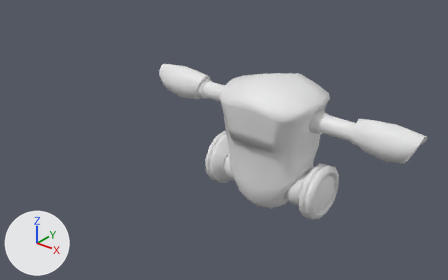
The Blender file Robo-Cartoon.blend as it was, and as the next commit left it.
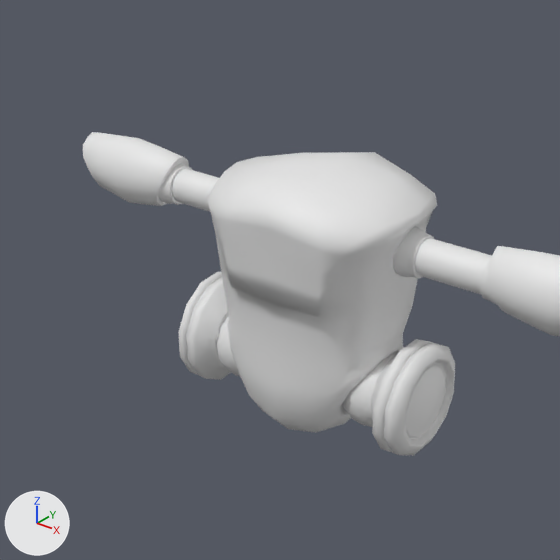
Each version is shown whole from a 50 mm lens placed at (3.31, -4.89, 3.89), pointed at (0.08, -0.86, 1.39), then close up on the part from 27% to 87% of the width and 0% to 96% of the height. Every picture has the same lights, and +X, +Y and +Z are marked at lower left.
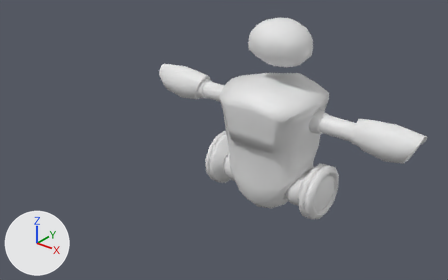
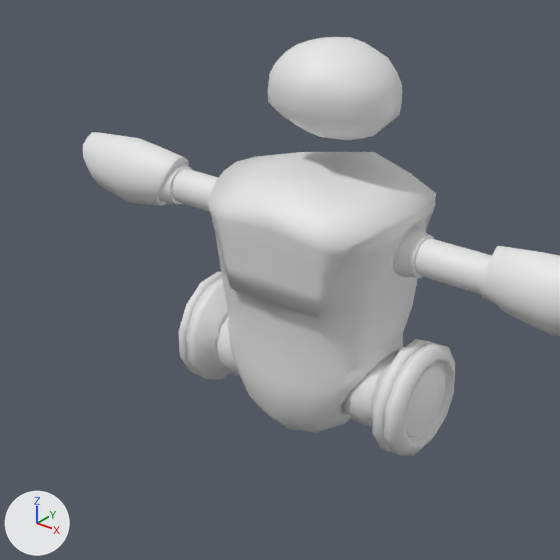
The change, as JSON lines over the scene's bpy script:
```json
{"block": "me_cube", "where": "# used by ob_cube; location = (0.0, 0.0, 0.0)"}
{"op": "remove", "block": "me_cube", "code": "me_cube.from_pydata(...)  # 1455 vertices, 1417 faces, 12 loose edges; spans x -1.6..0.0, y -2.59..0.6, z 0.27..1.7"}
{"op": "add", "block": "me_cube", "code": "me_cube.from_pydata(...)  # 1461 vertices, 1422 faces, 12 loose edges; spans x -1.6..0.0, y -2.59..0.61, z 0.27..1.71"}
{"block": "me_cube", "change": "me_cube part 1"}
{"block": "me_cube", "change": "7 faces are deleted"}
{"block": "me_cube", "change": "6 vertices in x -0.56..-0.47, y -0.24..0.38, z 1.5..1.54 move by (0.01, 0.0, 0.0)"}
{"block": "me_cube", "change": "3 vertices in x -0.29..0.0, y -0.38..0.54, z 1.36..1.51 move by (0.0, -0.01, 0.0)"}
{"block": "me_cube", "change": "14 vertices move from x -0.46..0.0, y -0.39..0.6, z 1.11..1.66 to x -0.46..0.0, y -0.38..0.61, z 1.1..1.67"}
{"block": "me_cube", "change": "6 vertices are added at (-0.51, 0.21, 1.56), (-0.45, 0.39, 1.53), (-0.44, -0.27, 1.51), (-0.53, 0.08, 1.56), (-0.49, -0.14, 1.54), (-0.51, -0.04, 1.55)"}
{"block": "me_cube", "change": "12 new faces join them, smooth"}
{"op": "add", "block": "me_cube_002", "code": ["me_cube_002 = bpy.data.meshes.new('Cube.002')", "me_cube_002.from_pydata(...)  # 119 vertices, 106 faces; spans x -0.9..0.0, y -0.8..0.79, z -0.67..0.69", "me_cube_002.polygons.foreach_set('use_smooth', [True] * 106)"]}
{"op": "add", "block": "ob_cube_001", "code": ["ob_cube_001 = bpy.data.objects.new('Cube.001', me_cube_002)", "ob_cube_001.location = (0.0, 0.148, 2.055)", "ob_cube_001.scale = (0.364, 0.364, 0.364)", "_m = ob_cube_001.modifiers.new('Mirror', 'MIRROR')", "_m.use_clip = True"]}
```

Changed parts and their boxes [x1, y1, x2, y2] in the close-ups (560 x 560 px):
```json
{"object": "Cube.001", "change": "added", "after": [268, 37, 402, 140]}
{"part": 1, "of": "me_cube", "change": "built on", "before": [207, 163, 437, 341], "after": [207, 162, 436, 341]}
```
